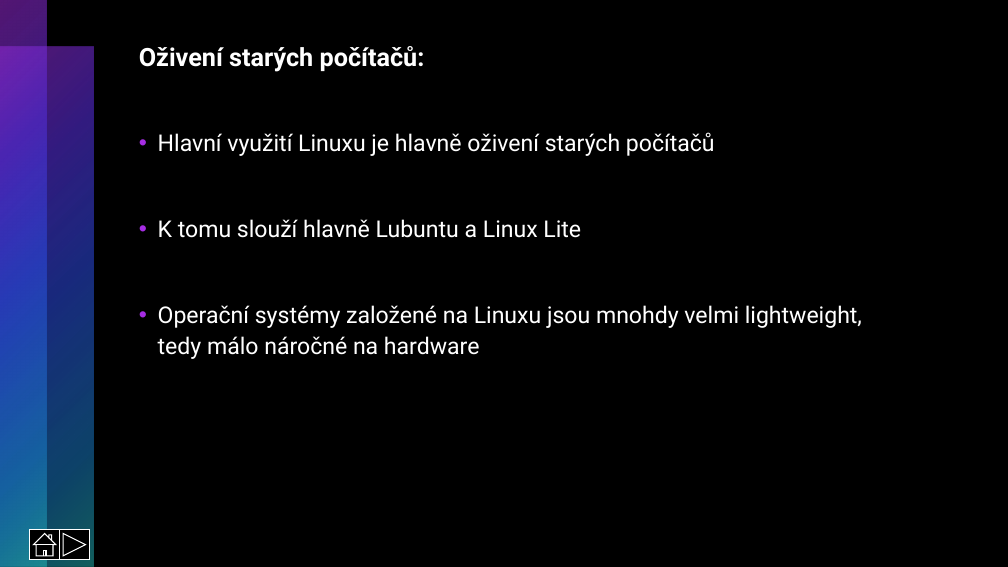
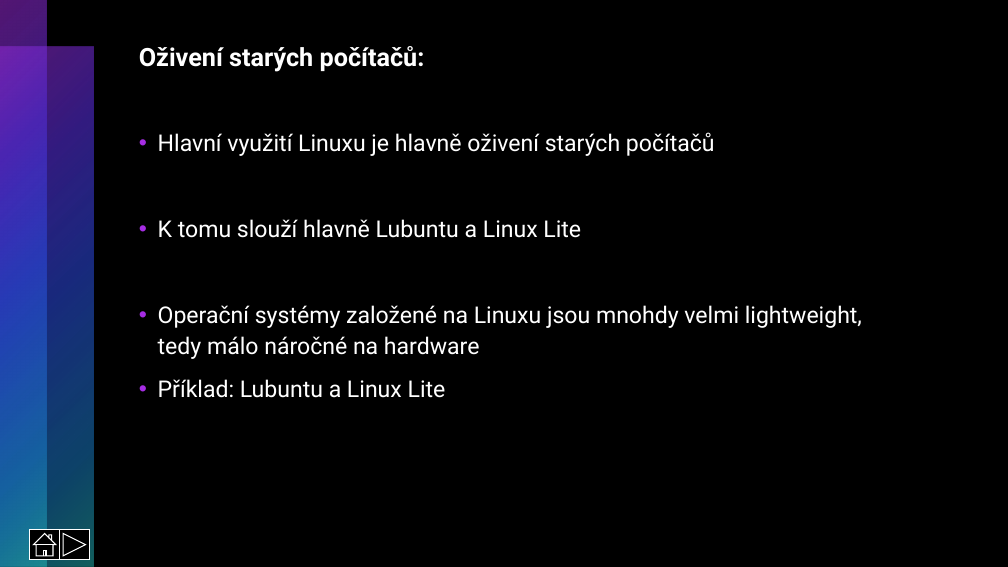
Before and after one commit to RadRoz12/Linux, a slide deck: slide 10 of Linux.pptx. Drawn at 1008x567 pixels with LibreOffice and Linux fonts; fonts in the diff are those of the drawing. Boxes give left, top, right and bottom in pixels: in the first picture for what was removed or moved away, otherwise in the second. Text is boxed around its words. In the diff, an @@ line names an element or a change of style, - is before the commit and + after.

```diff
--- a/Linux.pptx
+++ b/Linux.pptx
@@ text at box(158, 379, 446, 398): paragraph added @@
+• Příklad: Lubuntu a Linux Lite
```
Also in this commit, not shown: 9 other slides changed, 2 slides added, 2 slides removed.
